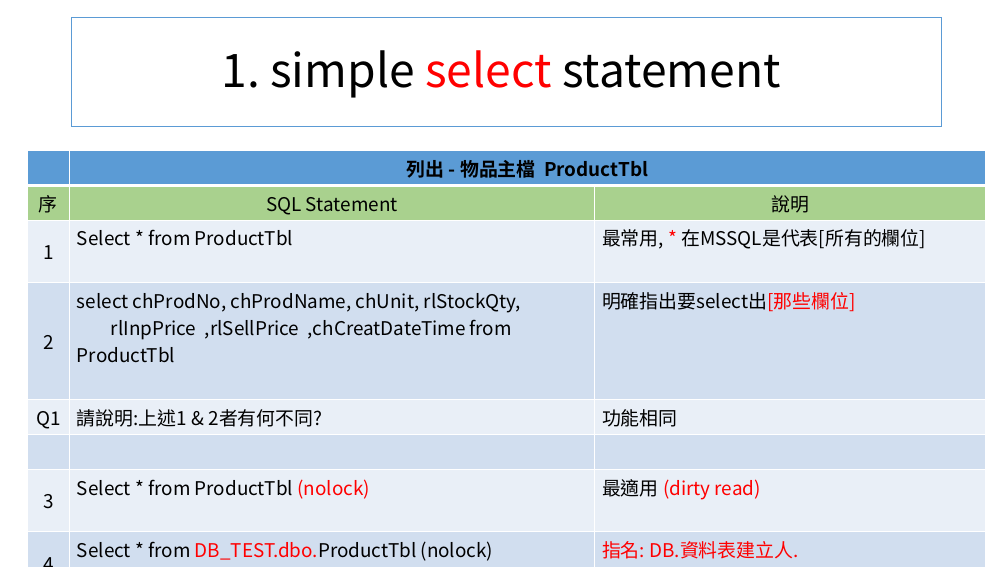
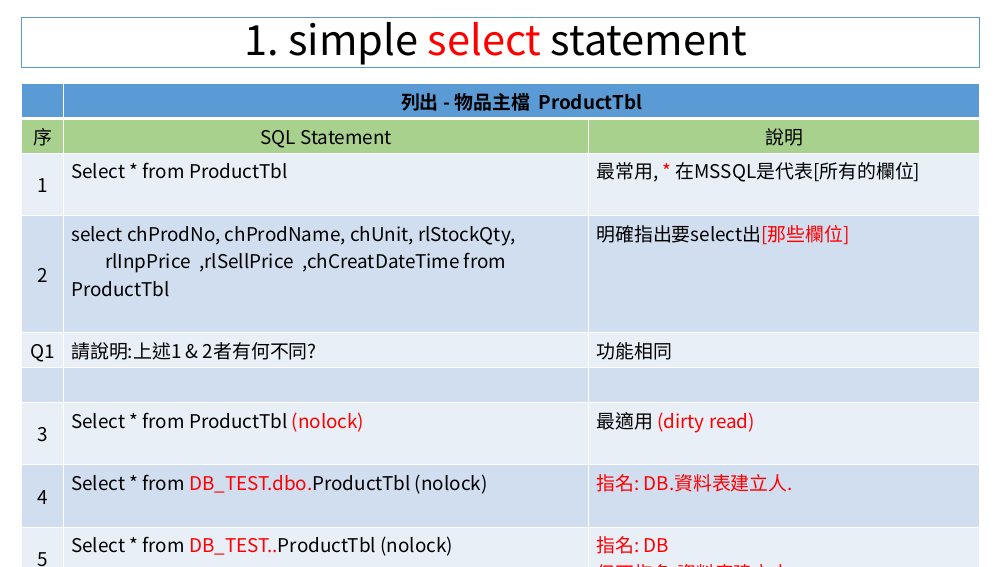
Before and after one commit to chih-chengwu/NET-Programming-MD, a slide deck: slide 3 of 資料庫_說明文件/d.常用(必備)SQL語法_2-使用MSSQL_SERVER.pptx. Drawn at 1008x567 pixels with LibreOffice and Linux fonts; fonts in the diff are those of the drawing. Boxes give left, top, right and bottom in pixels: in the first picture for what was removed or moved away, otherwise in the second. Text is boxed around its words. In the diff, an @@ line names an element or a change of style, - is before the commit and + after.

```diff
--- a/資料庫_說明文件/d.常用(必備)SQL語法_2-使用MSSQL_SERVER.pptx
+++ b/資料庫_說明文件/d.常用(必備)SQL語法_2-使用MSSQL_SERVER.pptx
@@ title "1. simple select statement": place and size @@
-title "1. simple select statement" at [72,17,941,127]
+title "1. simple select statement" at [21,17,980,68]
@@ title "1. simple select statement" at [21,17,980,68]: size 44 to 39.6 pt @@
@@ table: place and size @@
-table at [27,150,986,567]
+table at [21,83,980,567]
```
Also in this commit, not shown: 1 other slide changed, 4 other files.
